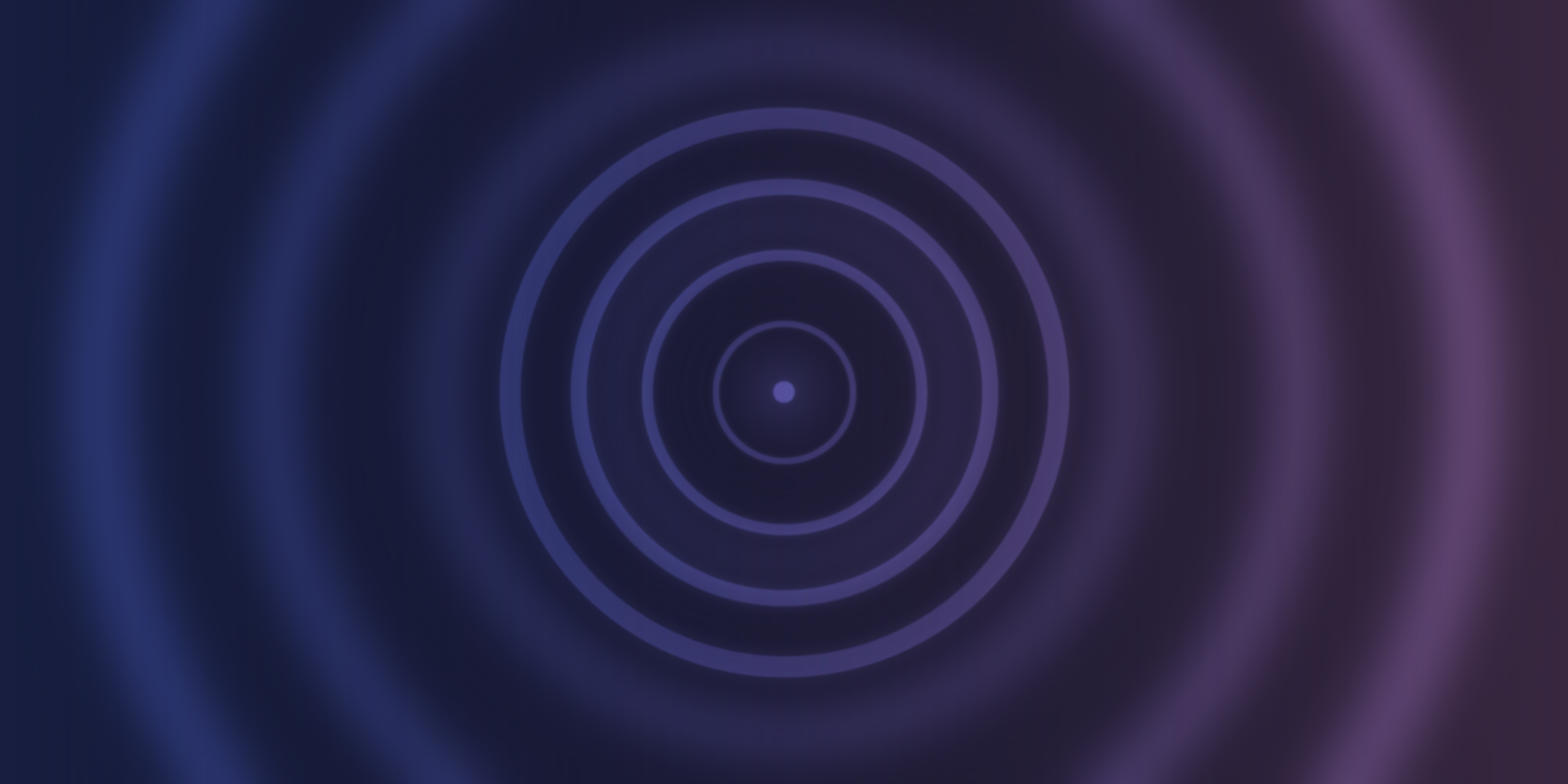
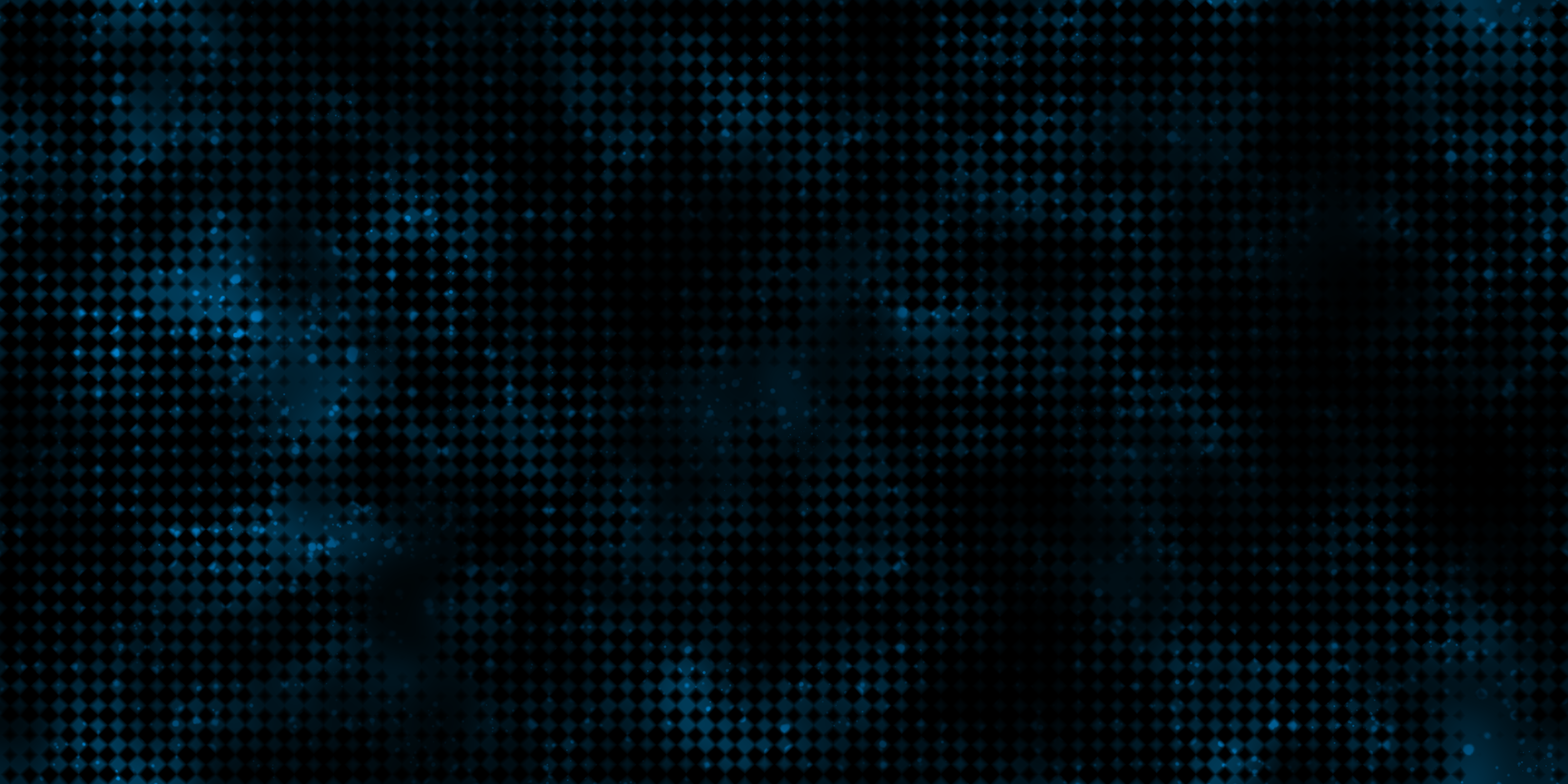
Revision of a layered 1568x784 image; what changed, layer by layer:
removed layer "Paint Layer 5" (was overlay) over [470, 0, 1192, 722]
removed layer "Paint Layer 6" (was other) over [0, 0, 1568, 784]
removed layer "Copy of Paint Layer 5" (2nd of 2) (was overlay) over [31, 0, 1568, 784]
"Paint Layer 3": blend other → normal, painted on it over [0, 0, 1568, 784]
"Paint Layer 2": blend other → normal, painted on it over [0, 0, 1568, 784]
"Paint Layer 4": blend normal → color dodge, painted on it over [0, 0, 1568, 784]
showed "Paint Layer 1", painted on it over [0, 0, 1568, 784]